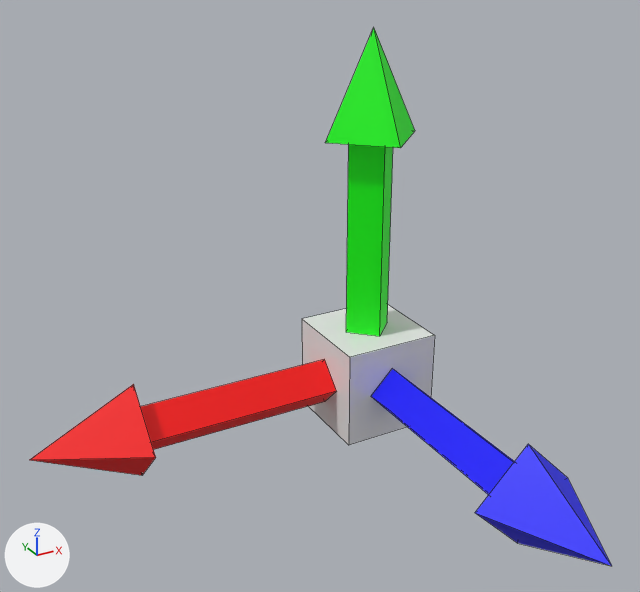
What one commit did to the FBX model RivenFramework-Unity/Assets/Resources/Models/DevOrientation.fbx.
Both versions are drawn from a camera (50 mm lens) standing at (-8.87, -14.11, 8.99) and looking at (-1.67, -1.01, 2.44). Arrows for +X, +Y and +Z are at lower left; the lights stay in place. Mesh edges are drawn as thin lines.
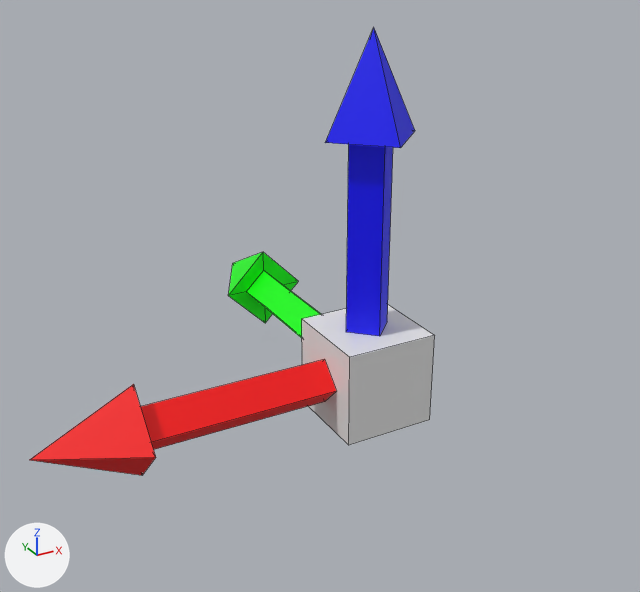
Where the change shows, as pixel boxes [x1, y1, x2, y2] in the pictures (640 x 592 px):
'Cube', recoloured, mesh turned (green to blue)
    before: [30, 28, 612, 566]
    after: [30, 28, 435, 475]

What the commit changed:
Material 'Material.001' (mat_material_001) changes colour from green #00ff00 to white #e7e7e7; in linear values from (0.0, 1.0, 0.0) to (0.8, 0.8, 0.8).
Material 'Material.002' (mat_material_002) changes colour from blue #0000ff to green #00ff00; in linear values from (0.0, 0.0, 1.0) to (0.0, 1.0, 0.0).
Material 'Material.003' (mat_material_003) changes colour from red #ff0000 to blue #0000ff; in linear values from (1.0, 0.0, 0.0) to (0.0, 0.0, 1.0).
Material 'Material.004' (mat_material_004) is new.
Its base color is (1.0, 0.0, 0.0) (red #ff0000).
me_cube has 47 vertices, 42 faces and spans x -7.0..1.0, y -7.0..1.0, z -1.0..7.0.
me_cube is used by ob_cube; location (0.0, 0.0, 0.0).
me_cube no longer uses material mat_material (white #e7e7e7).
me_cube part 1: the whole mesh is turned -90 degrees about the x axis through the mesh origin.
me_cube now uses material mat_material_004 (red #ff0000).
